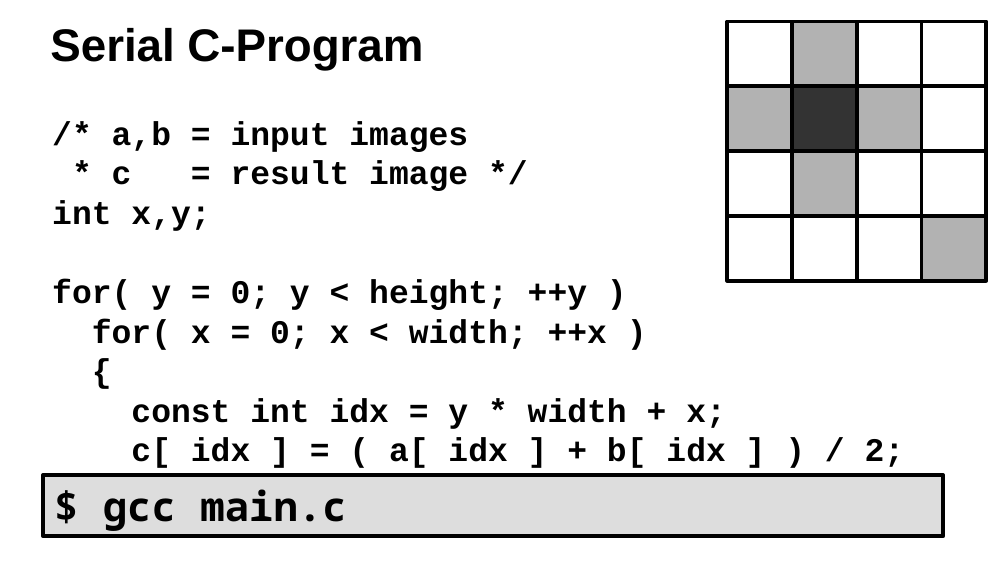
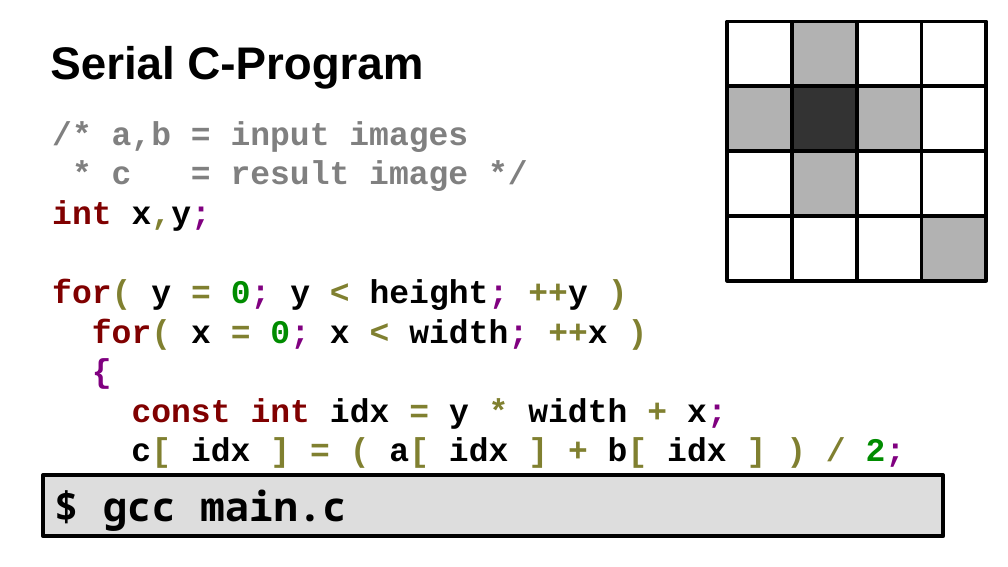
Before and after one commit to ax3l/datenspuren_2016, a slide deck: slide 17 of Slides.odp. Drawn at 1008x567 pixels with LibreOffice and Linux fonts; fonts in the diff are those of the drawing; background and template pictures are left out. Boxes give left, top, right and bottom in pixels: in the first picture for what was removed or moved away, otherwise in the second. Text is boxed around its words. In the diff, an @@ line names an element or a change of style, - is before the commit and + after.

```diff
--- a/Slides.odp
+++ b/Slides.odp
@@ title "Serial C-Program": place and size @@
-title "Serial C-Program" at box(50, 28, 423, 71)
+title "Serial C-Program" at box(50, 46, 423, 89)
@@ text "/* a,b = input images" at box(52, 121, 906, 468): text colour #000000 to #808080 in "/* a,b = input images", "* c = result image */"; text colour #000000 to #800000 in "int", "for(", "for(", "const int"; text colour #000000 to #808030 in "x,y;", "for( = < ++y )", "for( = < ++x )", "= * +" and 1 more places; text colour #000000 to #800080 in "x,y;", "0; height;", "0; width;", "{" and 3 more places; text colour #000000 to #008C00 in "0;", "0;", "2;" @@
```
Also in this commit, not shown: 18 other slides changed, 10 slides added, 5 slides removed.
